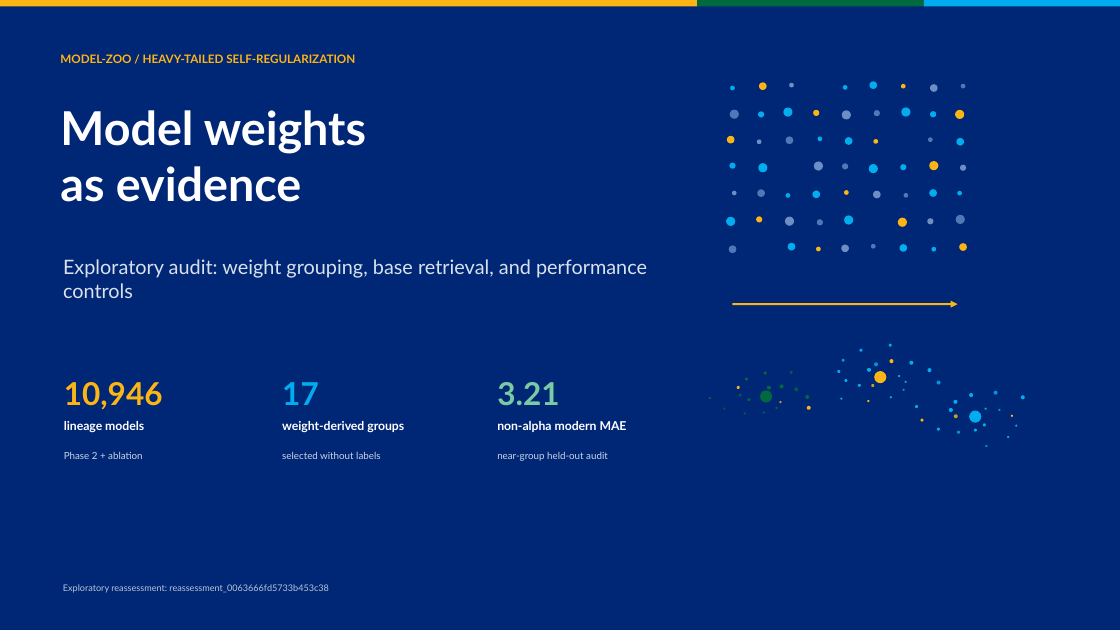
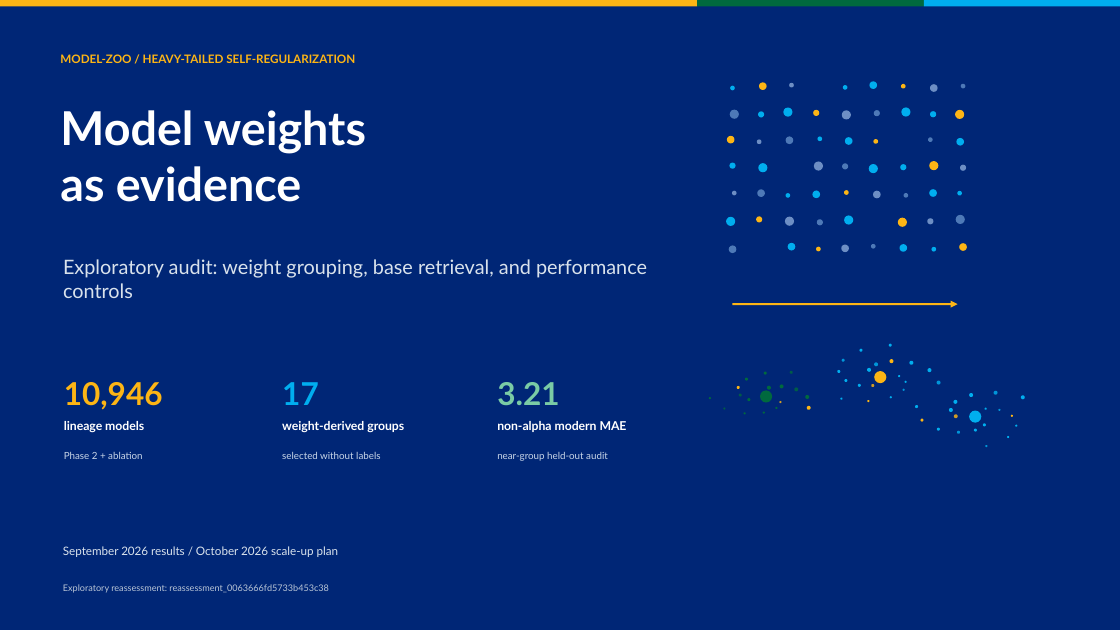
Before and after one commit to RpM-Kinshuk/Model-Research, a slide deck: slide 1 of deliverables/htsr_model_zoo_deck/model_zoo_htsr_study.pptx. Drawn at 1120x630 pixels with LibreOffice and Linux fonts; fonts in the diff are those of the drawing. Boxes give left, top, right and bottom in pixels: in the first picture for what was removed or moved away, otherwise in the second. Text is boxed around its words. In the diff, an @@ line names an element or a change of style, - is before the commit and + after.

```diff
--- a/deliverables/htsr_model_zoo_deck/model_zoo_htsr_study.pptx
+++ b/deliverables/htsr_model_zoo_deck/model_zoo_htsr_study.pptx
@@ text added at (63,546,339,557), 10 pt, text #D9E2EC @@
+September 2026 results / October 2026 scale-up plan
```
Also in this commit, not shown: 4 other slides changed, 2 slides added, 1 slide removed, 16 other files.
